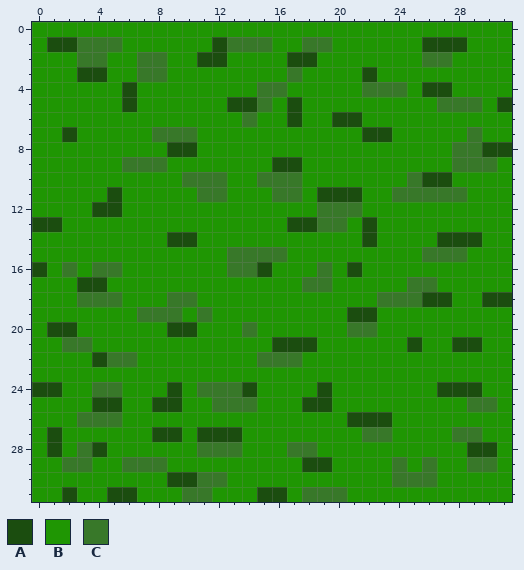
Edited in one commit: pixel-art sprite (resources/textures/grass_map_1.png). The first picture shows the starting point.
The file is 32x32 pixels.
Palette (. is transparent): A #1b4d0f  B #1f9603  C #387829
The result:
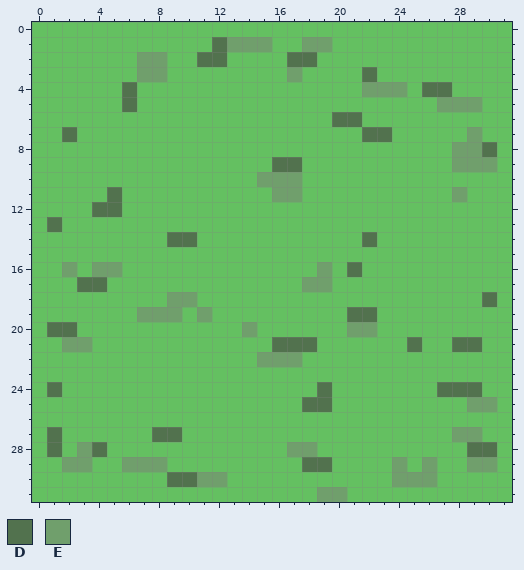
Colours new in this view: D #52724e  E #709f6c
Log entry: Improved entity texture scaling.
Diff:
@@ palette @@
-B #1f9603
+B #64c061
@@ x 0..31 @@
  0 BBBBBBBBBBBBBBBBBBBBBBBBBBBBBBBB
- 1 BAACCCBBBBBBACCCBBCCBBBBBBAAABBB
- 2 BBBCCBBCCBBAABBBBAABBBBBBBCCBBBB
- 3 BBBAABBCCBBBBBBBBCBBBBABBBBBBBBB
- 4 BBBBBBABBBBBBBBCCBBBBBCCCBAABBBB
- 5 BBBBBBABBBBBBAACBABBBBBBBBBCCCBA
- 6 BBBBBBBBBBBBBBCBBABBAABBBBBBBBBB
- 7 BBABBBBBCCCBBBBBBBBBBBAABBBBBCBB
- 8 BBBBBBBBBAABBBBBBBBBBBBBBBBBCCAA
- 9 BBBBBBCCCBBBBBBBAABBBBBBBBBBCCCB
-10 BBBBBBBBBBCCCBBCCCBBBBBBBCAABBBB
-11 BBBBBABBBBBCCBBBCCBAAABBCCCCCBBB
-12 BBBBAABBBBBBBBBBBBBCCCBBBBBBBBBB
-13 AABBBBBBBBBBBBBBBAACCBABBBBBBBBB
-14 BBBBBBBBBAABBBBBBBBBBBABBBBAAABB
-15 BBBBBBBBBBBBBCCCCBBBBBBBBBCCCBBB
-16 ABCBCCBBBBBBBCCABBBCBABBBBBBBBBB
-17 BBBAABBBBBBBBBBBBBCCBBBBBCCBBBBB
-18 BBBCCCBBBCCBBBBBBBBBBBBCCCAABBAA
-19 BBBBBBBCCCBCBBBBBBBBBAABBBBBBBBB
-20 BAABBBBBBAABBBCBBBBBBCCBBBBBBBBB
-21 BBCCBBBBBBBBBBBBAAABBBBBBABBAABB
-22 BBBBACCBBBBBBBBCCCBBBBBBBBBBBBBB
+ 1 BBBBBBBBBBBBDEEEBBEEBBBBBBBBBBBB
+ 2 BBBBBBBEEBBDDBBBBDDBBBBBBBBBBBBB
+ 3 BBBBBBBEEBBBBBBBBEBBBBDBBBBBBBBB
+ 4 BBBBBBDBBBBBBBBBBBBBBBEEEBDDBBBB
+ 5 BBBBBBDBBBBBBBBBBBBBBBBBBBBEEEBB
+ 6 BBBBBBBBBBBBBBBBBBBBDDBBBBBBBBBB
+ 7 BBDBBBBBBBBBBBBBBBBBBBDDBBBBBEBB
+ 8 BBBBBBBBBBBBBBBBBBBBBBBBBBBBEEDB
+ 9 BBBBBBBBBBBBBBBBDDBBBBBBBBBBEEEB
+10 BBBBBBBBBBBBBBBEEEBBBBBBBBBBBBBB
+11 BBBBBDBBBBBBBBBBEEBBBBBBBBBBEBBB
+12 BBBBDDBBBBBBBBBBBBBBBBBBBBBBBBBB
+13 BDBBBBBBBBBBBBBBBBBBBBBBBBBBBBBB
+14 BBBBBBBBBDDBBBBBBBBBBBDBBBBBBBBB
+15 BBBBBBBBBBBBBBBBBBBBBBBBBBBBBBBB
+16 BBEBEEBBBBBBBBBBBBBEBDBBBBBBBBBB
+17 BBBDDBBBBBBBBBBBBBEEBBBBBBBBBBBB
+18 BBBBBBBBBEEBBBBBBBBBBBBBBBBBBBDB
+19 BBBBBBBEEEBEBBBBBBBBBDDBBBBBBBBB
+20 BDDBBBBBBBBBBBEBBBBBBEEBBBBBBBBB
+21 BBEEBBBBBBBBBBBBDDDBBBBBBDBBDDBB
+22 BBBBBBBBBBBBBBBEEEBBBBBBBBBBBBBB
 23 BBBBBBBBBBBBBBBBBBBBBBBBBBBBBBBB
-24 AABBCCBBBABCCCABBBBABBBBBBBAAABB
-25 BBBBAABBAABBCCCBBBAABBBBBBBBBCCB
-26 BBBCCCBBBBBBBBBBBBBBBAAABBBBBBBB
-27 BABBBBBBAABAAABBBBBBBBCCBBBBCCBB
-28 BABCABBBBBBCCCBBBCCBBBBBBBBBBAAB
-29 BBCCBBCCCBBBBBBBBBAABBBBCBCBBCCB
-30 BBBBBBBBBAACCBBBBBBBBBBBCCCBBBBB
-31 BBABBAABBBCCBBBAABCCCBBBBBBBBBBB
+24 BDBBBBBBBBBBBBBBBBBDBBBBBBBDDDBB
+25 BBBBBBBBBBBBBBBBBBDDBBBBBBBBBEEB
+26 BBBBBBBBBBBBBBBBBBBBBBBBBBBBBBBB
+27 BDBBBBBBDDBBBBBBBBBBBBBBBBBBEEBB
+28 BDBEDBBBBBBBBBBBBEEBBBBBBBBBBDDB
+29 BBEEBBEEEBBBBBBBBBDDBBBBEBEBBEEB
+30 BBBBBBBBBDDEEBBBBBBBBBBBEEEBBBBB
+31 BBBBBBBBBBBBBBBBBBBEEBBBBBBBBBBB
Pixel boxes of the changes (left, top, right, bottom) in both pictures:
changed: (32, 22, 512, 502)
